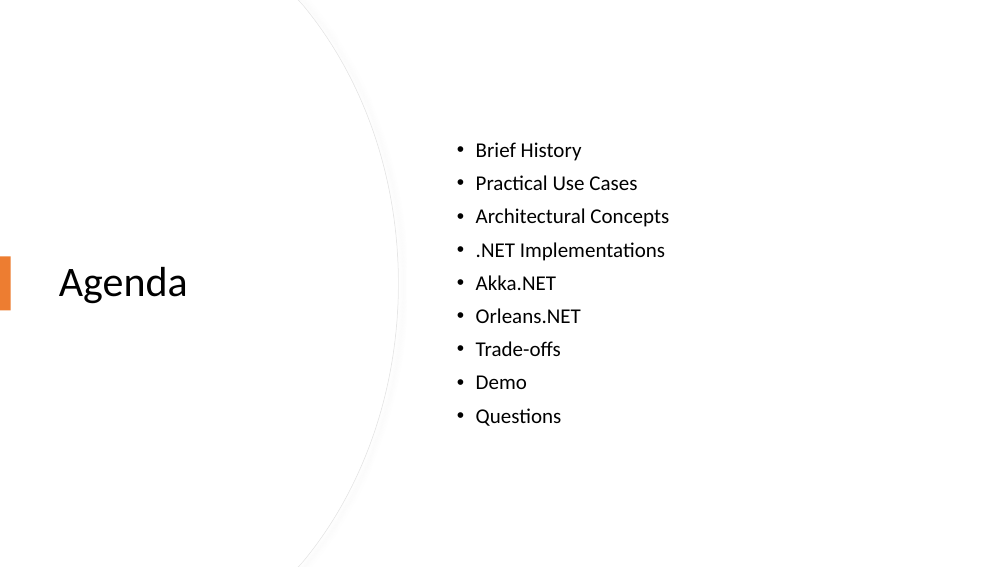
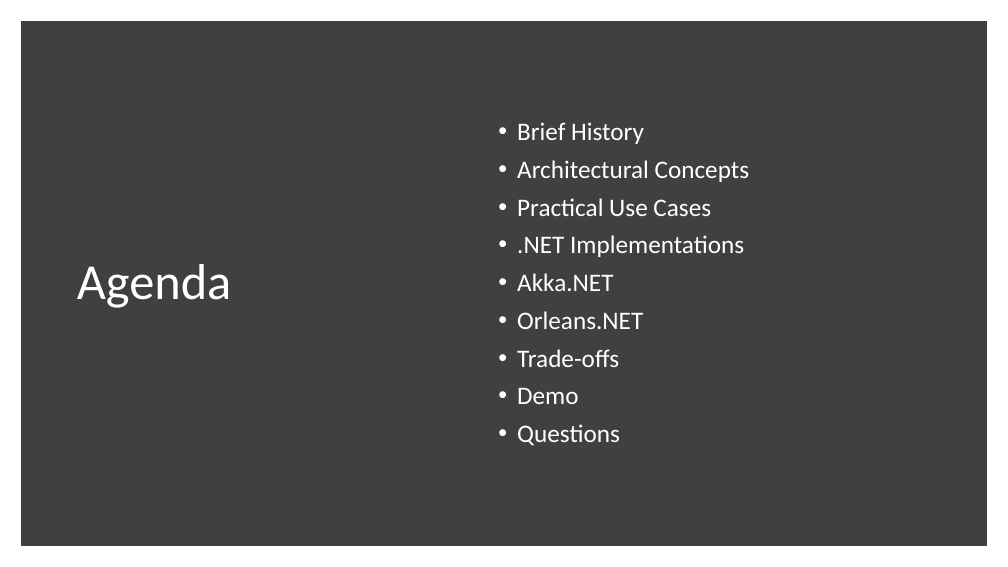
Before and after one commit to codeznstuff/ActorModelDemo, a slide deck: slide 2 of Docs/ActorModel.pptx. Drawn at 1008x567 pixels with LibreOffice and Linux fonts; fonts in the diff are those of the drawing. Boxes give left, top, right and bottom in pixels: in the first picture for what was removed or moved away, otherwise in the second. Text is boxed around its words. In the diff, an @@ line names an element or a change of style, - is before the commit and + after.

```diff
--- a/Docs/ActorModel.pptx
+++ b/Docs/ActorModel.pptx
@@ freeform shape removed at (x1=0, y1=0, x2=399, y2=567) @@
@@ freeform shape removed at (x1=0, y1=0, x2=398, y2=567) @@
@@ rectangle added at (x1=26, y1=26, x2=982, y2=541), fill #404040, outline #404040 10 pt @@
@@ title "Agenda" moved from (x1=59, y1=267, x2=188, y2=304) to (x1=77, y1=264, x2=231, y2=308) @@
@@ title "Agenda" at (x1=77, y1=264, x2=231, y2=308): size 40 to 48 pt, text colour #000000 to #FFFFFF @@
@@ text "Brief History" moved from (x1=476, y1=142, x2=669, y2=426) to (x1=517, y1=122, x2=750, y2=446) @@
@@ text at (x1=517, y1=122, x2=744, y2=446): size 20 to 24 pt, text colour #000000 to #FFFFFF in "Brief History", "Practical Use Cases", ".NET Implementations", "Akka.NET" and 4 more places @@
@@ text at (x1=517, y1=160, x2=750, y2=182): paragraph added @@
+• Architectural Concepts
@@ text at (x1=476, y1=208, x2=669, y2=227): paragraph removed @@
-• Architectural Concepts
@@ rectangle removed at (x1=0, y1=256, x2=11, y2=311) @@
```
Also in this commit, not shown: 6 other slides changed, 4 slides added, 4 slides removed.
